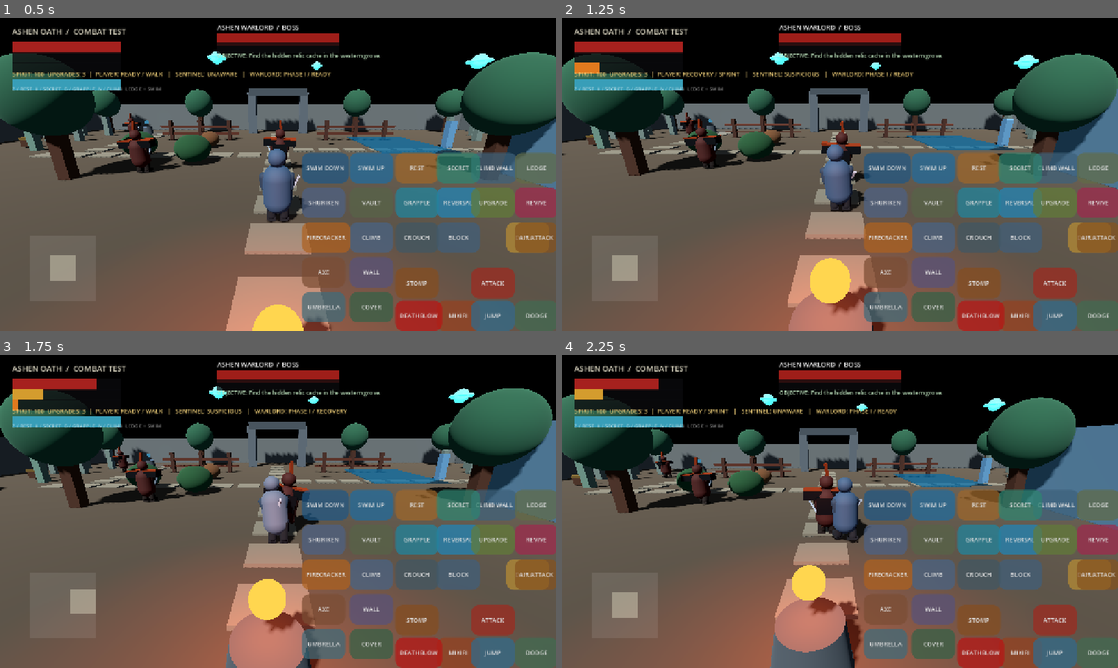
Above: before the commit, frames 1-4 (two rows, left to right).
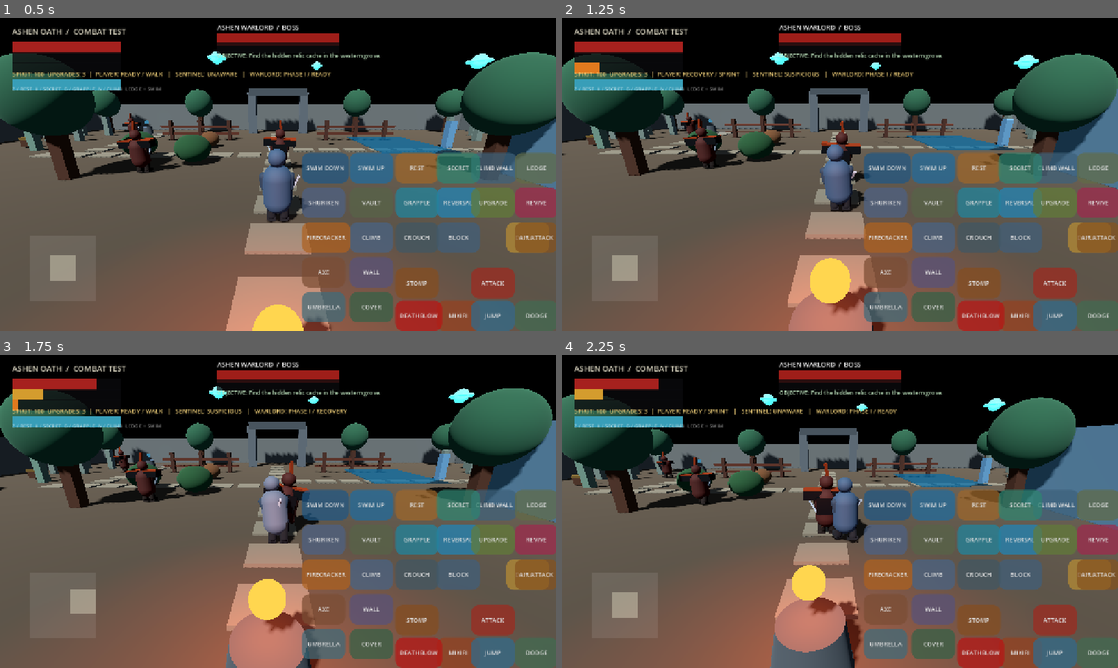
Above: after the commit, the same moments.

Repository: zahaopang-ship-it/Ashen-Oath-Godot
Game: Godot game, scene res://scenes/main.tscn
The game is run twice, just before and just after one commit, with the same random seed, the same clock (stepped at 60 frames per second) and the same inputs. Sound files missing from this copy of the repository are replaced by a short silence.
Inputs (mouse positions are in pixels of both pictures, inside the frame that each line leads up to):
- Up to frame 1 (0.5 s): no input
- Up to frame 2 (1.25 s): tap Enter at 0.5 s; move the mouse to (962, 158) at 0.52 s; hold D from 0.53 s (still down); tap J at 0.6 s; click (962, 158) at 0.67 s; tap Space at 0.77 s
- Up to frame 3 (1.75 s): release D at 1.25 s; drag from (166, 527) to (250, 574) at 1.27 s
- Up to frame 4 (2.25 s): move the mouse to (895, 442) at 2.02 s; hold D from 2.03 s (still down); tap L at 2.1 s

Frame 1 is identical in both runs. In frame 2, less than 0.1% of the frame differs, in the area x 21-25%, y 30-38%; in frame 3, less than 0.1%; in frame 4, 0.2%, in the area x 16-32%, y 30-49%.

Commit message:
Add collision-aware sentinel navigation steering

Diff:
--- a/project/scripts/fighter.gd
+++ b/project/scripts/fighter.gd
@@ -729,10 +729,7 @@
 	var distance := to_target.length()
 	if awareness_state == AwarenessState.ALERTED:
 		if distance > 1.7:
-			var dir := to_target.normalized()
-			velocity.x = dir.x * move_speed * 0.72
-			velocity.z = dir.z * move_speed * 0.72
-			_face_direction(dir, delta)
+			_steer_ai_toward(target.global_position, move_speed * 0.72, delta, combat_turn_speed)
 		else:
 			velocity.x = move_toward(velocity.x, 0.0, 22.0 * delta)
 			velocity.z = move_toward(velocity.z, 0.0, 22.0 * delta)
@@ -757,10 +754,7 @@
 			var search_dir := _search_points[_search_point_index] - global_position
 			search_dir.y = 0.0
 			if search_dir.length() > 0.55:
-				var direction := search_dir.normalized()
-				velocity.x = direction.x * patrol_speed * 0.9
-				velocity.z = direction.z * patrol_speed * 0.9
-				_face_direction(direction, delta, 5.0)
+				_steer_ai_toward(_search_points[_search_point_index], patrol_speed * 0.9, delta, 5.0)
 			else:
 				velocity.x = move_toward(velocity.x, 0.0, 20.0 * delta)
 				velocity.z = move_toward(velocity.z, 0.0, 20.0 * delta)
@@ -803,10 +797,48 @@
 		patrol_index = (patrol_index + 1) % patrol_points.size()
 		patrol_wait_timer = _patrol_pause
 		return
-	direction = direction.normalized()
-	velocity.x = direction.x * patrol_speed
-	velocity.z = direction.z * patrol_speed
-	_face_direction(direction, delta, 4.0)
+	_steer_ai_toward(waypoint, patrol_speed, delta, 4.0)
+
+func _steer_ai_toward(destination: Vector3, speed: float, delta: float, turn_speed: float) -> void:
+	var desired := destination - global_position
+	desired.y = 0.0
+	if desired.length_squared() < 0.0025:
+		velocity.x = move_toward(velocity.x, 0.0, 18.0 * delta)
+		velocity.z = move_toward(velocity.z, 0.0, 18.0 * delta)
+		return
+	var direction := _get_navigation_direction(desired.normalized())
+	var desired_velocity := direction * speed
+	velocity.x = move_toward(velocity.x, desired_velocity.x, 10.0 * delta)
+	velocity.z = move_toward(velocity.z, desired_velocity.z, 10.0 * delta)
+	_face_direction(direction, delta, turn_speed)
+
+func _get_navigation_direction(desired_direction: Vector3, probe_distance: float = 1.9) -> Vector3:
+	var desired := Vector3(desired_direction.x, 0.0, desired_direction.z)
+	if desired.length_squared() < 0.001:
+		return Vector3.ZERO
+	desired = desired.normalized()
+	if not is_inside_tree() or get_world_3d() == null:
+		return desired
+	var origin := global_position - Vector3.UP * 0.55
+	var space := get_world_3d().direct_space_state
+	var forward_query := PhysicsRayQueryParameters3D.create(origin, origin + desired * probe_distance)
+	forward_query.exclude = [get_rid()]
+	if space.intersect_ray(forward_query).is_empty():
+		return desired
+	var best_direction := desired
+	var best_score := -INF
+	for angle in [-1.15, 1.15, -0.72, 0.72, -1.62, 1.62]:
+		var candidate := desired.rotated(Vector3.UP, angle).normalized()
+		var query := PhysicsRayQueryParameters3D.create(origin, origin + candidate * probe_distance)
+		query.exclude = [get_rid()]
+		var hit := space.intersect_ray(query)
+		var clearance := probe_distance if hit.is_empty() else origin.distance_to(hit.position)
+		var alignment := candidate.dot(desired)
+		var score := alignment * 1.35 + (clearance / probe_distance) * 0.9
+		if score > best_score:
+			best_score = score
+			best_direction = candidate
+	return best_direction
 
 func _try_wall_corner_transition(tangent_direction: Vector3) -> bool:
 	if tangent_direction.length_squared() < 0.5 or _wall_hug_normal.length_squared() < 0.5:
--- /dev/null
+++ b/project/tests/guard_navigation_test.gd
@@ -0,0 +1,51 @@
+extends SceneTree
+
+const MAIN = preload("res://scripts/main.gd")
+var failures: Array[String] = []
+
+func _initialize() -> void:
+	call_deferred("_run")
+
+func _check(value: bool, label: String) -> void:
+	if value:
+		print("PASS: ", label)
+	else:
+		failures.append(label)
+		push_error("FAIL: " + label)
+
+func _run() -> void:
+	var game := Node3D.new()
+	game.set_script(MAIN)
+	root.add_child(game)
+	await process_frame
+	await physics_frame
+	var guard: CharacterBody3D = game.guard
+	guard.global_position = Vector3(0.0, 0.0, 4.0)
+	var desired := Vector3.FORWARD
+	var clear_direction: Vector3 = guard._get_navigation_direction(desired)
+	_check(clear_direction.is_equal_approx(desired), "guard keeps its direct route when the probe corridor is clear")
+	var wall := StaticBody3D.new()
+	wall.position = guard.global_position + Vector3(0.0, 0.0, -1.0)
+	game.add_child(wall)
+	var shape := CollisionShape3D.new()
+	var box := BoxShape3D.new()
+	box.size = Vector3(3.0, 2.0, 0.35)
+	shape.shape = box
+	wall.add_child(shape)
+	await physics_frame
+	var detour: Vector3 = guard._get_navigation_direction(desired)
+	_check(detour.dot(desired) < 0.9, "guard selects a lateral detour when a solid wall blocks its direct route")
+	_check(detour.length() > 0.95 and absf(detour.x) > 0.25, "detour retains forward progress while steering around the obstacle")
+	var obstacle_count := game.get_children().size()
+	guard._steer_ai_toward(guard.global_position + desired * 5.0, 1.5, 0.1, 4.0)
+	_check(Vector2(guard.velocity.x, guard.velocity.z).length() > 0.1, "AI steering produces controlled movement velocity")
+	_check(game.get_children().size() == obstacle_count, "navigation probes do not spawn temporary world nodes")
+	wall.queue_free()
+	await process_frame
+	var restored: Vector3 = guard._get_navigation_direction(desired)
+	_check(restored.is_equal_approx(desired), "guard resumes its direct route after the obstacle is removed")
+	if failures.is_empty():
+		print("Guard navigation tests: 6/6 passed")
+	else:
+		printerr("Guard navigation tests: ", 6 - failures.size(), "/6 passed")
+	quit(0 if failures.is_empty() else 1)
Not shown, added: project/tests/guard_navigation_test.gd.uid
Not shown, changed: DEVELOPMENT_PLAN.md
